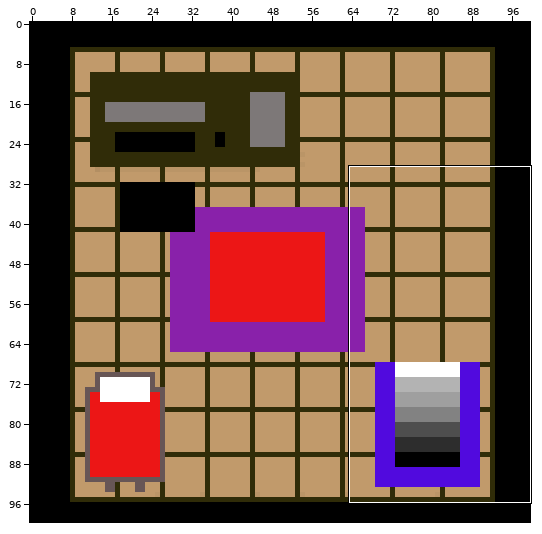
One commit to this sprite sheet: resources/Rooms/Home.png. Above, an overview of the earlier version with the close-up marked.
Close-up. The starting point:
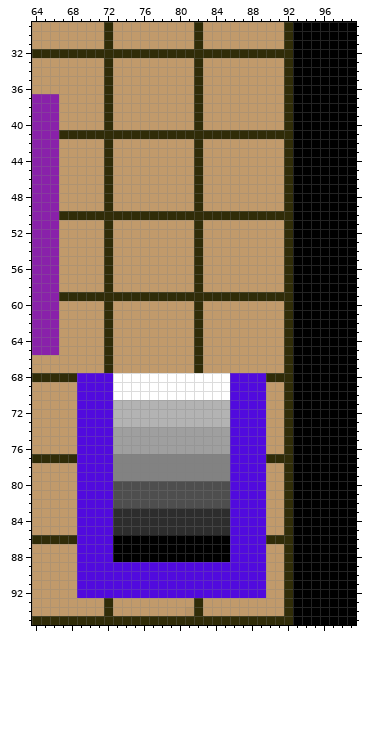
The file is 100x100 pixels. Colours within 5 levels of each other are drawn and written as one. Shown: x 64..99, y 29..95.
The result:
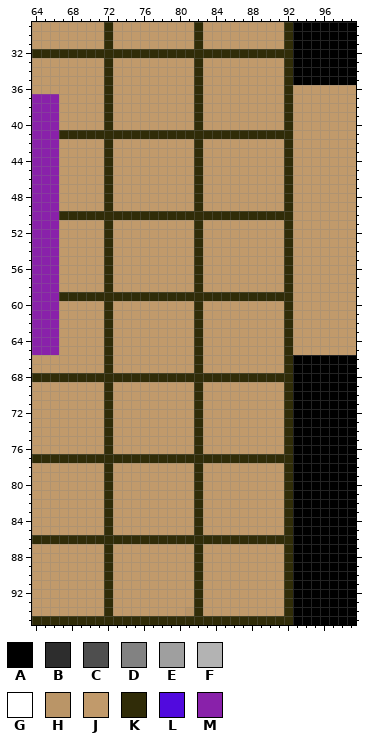
Palette (. is transparent): A #000000  B #2d2d2d  C #4e4e4e  D #828282  E #9f9f9f  F #b3b3b3  G #ffffff  H #ba9567  J #c19a6b  K #302c08  L #510ade  M #8921aa
What changed:
Changed rows in their new state; - is an unchanged pixel.
first column x 69:
36 ------------------------JJJJJJJ
37 ------------------------JJJJJJJ
38 ------------------------JJJJJJJ
39 ------------------------JJJJJJJ
40 ------------------------JJJJJJJ
41 ------------------------JJJJJJJ
42 ------------------------JJJJJJJ
43 ------------------------JJJJJJJ
44 ------------------------JJJJJJJ
45 ------------------------JJJJJJJ
46 ------------------------JJJJJJJ
47 ------------------------JJJJJJJ
48 ------------------------JJJJJJJ
49 ------------------------JJJJJJJ
50 ------------------------JJJJJJJ
51 ------------------------JJJJJJJ
52 ------------------------JJJJJJJ
53 ------------------------JJJJJJJ
54 ------------------------JJJJJJJ
55 ------------------------JJJJJJJ
56 ------------------------JJJJJJJ
57 ------------------------JJJJJJJ
58 ------------------------JJJJJJJ
59 ------------------------JJJJJJJ
60 ------------------------JJJJJJJ
61 ------------------------JJJJJJJ
62 ------------------------JJJJJJJ
63 ------------------------JJJJJJJ
64 ------------------------JJJJJJJ
65 ------------------------JJJJJJJ
68 KKKKKKKKKKKKKKKKKKKKK----------
69 JJJKJJJJJJJJJKJJJJJJJ----------
70 JJJKJJJJJJJJJKJJJJJJJ----------
71 JJJKJJJJJJJJJKJJJJJJJ----------
72 JJJKJJJJJJJJJKJJJJJJJ----------
73 JJJKJJJJJJJJJKJJJJJJJ----------
74 JJJKJJJJJJJJJKJJJJJJJ----------
75 JJJKJJJJJJJJJKJJJJJJJ----------
76 JJJKJJJJJJJJJKJJJJJJJ----------
77 KKKKKKKKKKKKKKKKKKKKK----------
78 JJJKJJJJJJJJJKJJJJJJJ----------
79 JJJKJJJJJJJJJKJJJJJJJ----------
80 JJJKJJJJJJJJJKJJJJJJJ----------
81 JJJKJJJJJJJJJKJJJJJJJ----------
82 JJJKJJJJJJJJJKJJJJJJJ----------
83 JJJKJJJJJJJJJKJJJJJJJ----------
84 JJJKJJJJJJJJJKJJJJJJJ----------
85 JJJKJJJJJJJJJKJJJJJJJ----------
86 KKKKKKKKKKKKKKKKKKKKK----------
87 JJJKJJJJJJJJJKJJJJJJJ----------
88 JJJKJJJJJJJJJKJJJJJJJ----------
89 JJJKJJJJJJJJJKJJJJJJJ----------
90 JJJKJJJJJJJJJKJJJJJJJ----------
91 JJJKJJJJJJJJJKJJJJJJJ----------
92 JJJKJJJJJJJJJKJJJJJJJ----------
